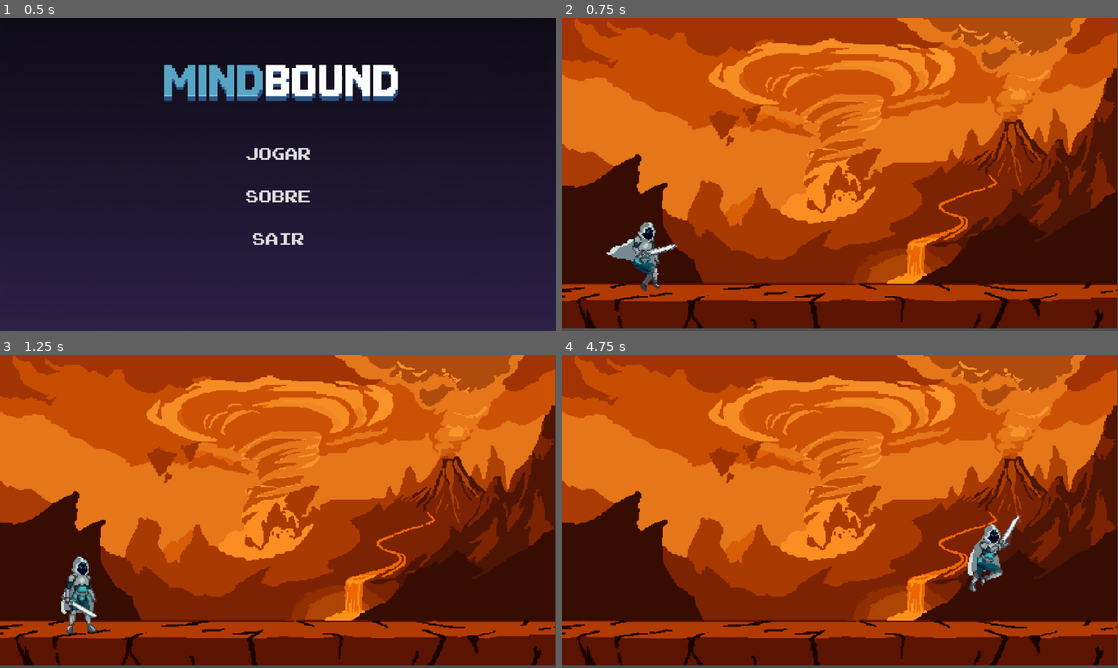
Above: before the commit, frames 1-4 (two rows, left to right).
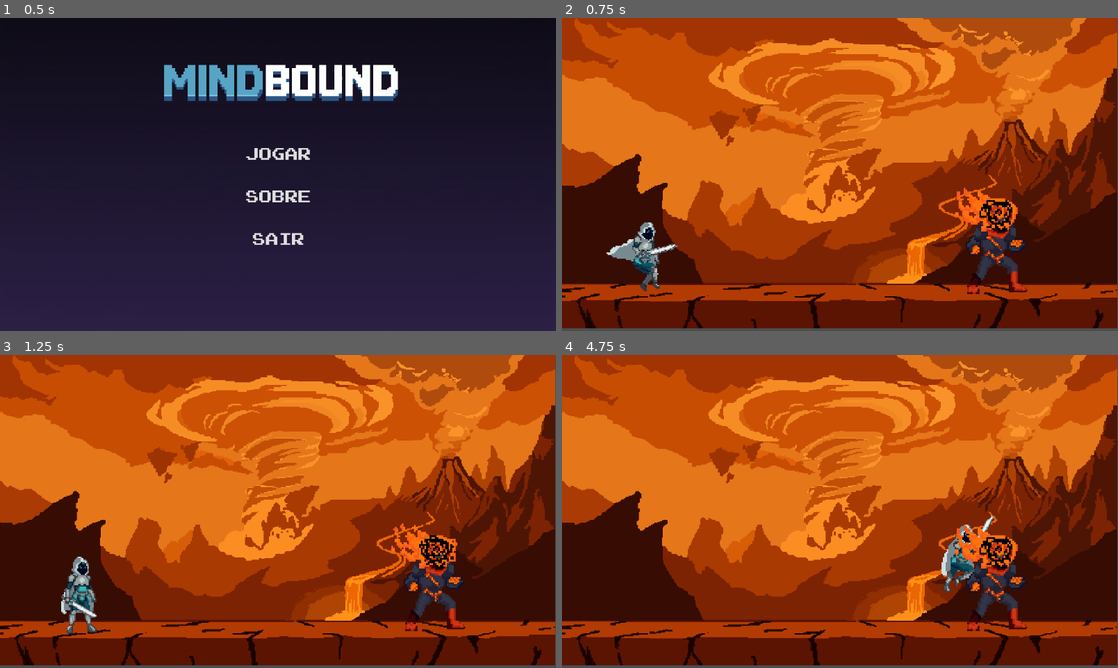
Above: after the commit, the same moments.

Repository: Yagohsl/Mindbound
Game: Godot game, scene res://screens/menu_principal.tscn
Same seed, same stepped clock (60 frames per second), same inputs: the game is played once before the commit and once after it.
Inputs:
- Up to frame 1 (0.5 s): no input
- Up to frame 2 (0.75 s): click "JOGAR" at 0.5 s
- Up to frame 3 (1.25 s): no input
- Up to frame 4 (4.75 s): hold Right (move_right) 1.28-2.78 s; tap C (dash) at 1.35, 2.3, 3.6, 4.35 s; tap Space (jump) at 1.52, 1.55, 1.82, 2.1, 2.27, 2.57, 3.05, 3.77, 4.07, 4.52, 4.55 s; hold Left (move_left) 2.78-3.53 s; tap X (attack) at 2.85 s; hold Right (move_right) from 3.53 s (still down)

Frame 1 is identical in both runs. In frame 2, 2.1% of the frame differs, in the area x 70-84%, y 54-89%; in frame 3, 2.1%; in frame 4, 2.9%, in the area x 68-84%, y 51-89%.

Commit message:
Add boss anxiety sprites

Diff:
--- /dev/null
+++ b/boss_ansiedade.gd
@@ -0,0 +1,88 @@
+extends CharacterBody2D
+
+
+const SPEED = 300.0
+const JUMP_VELOCITY = -400.0
+
+# Mapeamento de Estados
+enum State {
+	IDLE,
+	RUN,
+	THOUGHTS,
+	TELEPORT,
+	DASH_PREP,
+	DASH,
+	DEAD
+}
+var current_state = State.IDLE
+
+# Variaveis de atributos
+@export var speed = 150.0
+@export var rush_speed = 300.0 #velocidade dash
+@export var jump_velocity = -400.0
+@export var player_target: Node2D #referencia ao player
+
+var gravity = ProjectSettings.get_setting("physics/2d/default_gravity")
+
+@onready var anim = $AnimationPlayer
+@onready var sprite = $Sprite2D
+
+func _physics_process(delta: float) -> void:
+	if current_state == State.DEAD:
+		return
+
+	# gravidade
+	if not is_on_floor():
+		velocity.y += gravity * delta
+
+	# execucao da maquina de estados
+	match current_state:
+		State.IDLE:
+			anim.play("idle")
+			velocity.x = move_toward(velocity.x, 0, speed)
+
+		State.RUN:
+			anim.play("run")
+			var direction = sign(player_target.global_position.x - global_position.x)
+			velocity.x = direction * rush_speed
+			flip_sprite(direction)
+
+		State.DASH_PREP:
+			anim.play("dash_prep")
+			velocity.x = 0
+		State.DASH:
+			anim.play("dash")
+			var direction = sign(player_target.global_position.x - global_position.x)
+			velocity.x = direction * (rush_speed * 2)
+
+	move_and_slide()
+
+# Logica da IA
+func _on_decision_timer_timmeout():
+	if current_state in [State.DEAD, State.DASH_PREP, State.DASH]:
+		return
+	decide_next_action()
+
+func decide_next_action():
+	var distance_to_player = abs(player_target.global_position.x - global_position.x)
+
+	if distance_to_player > 300:
+		# Se o player estiver longe, joga projeteis
+		var choices = [State.THOUGHTS, State.DASH_PREP, State.RUN]
+		current_state = choices[randi() % choices.size()]
+	else:
+		# Se estiver perto
+		var choices = [State.TELEPORT, State.RUN]
+		current_state = choices[randi() % choices.size()]
+
+	if current_state == State.THOUGHTS:
+		fire_projectiles()
+
+func fire_projectiles():
+	anim.play("projectlie")
+	pass
+func flip_sprite(direction):
+	if direction < 0:
+		sprite.flip_h = true
+	elif direction > 0:
+		sprite.flip_h = false
--- /dev/null
+++ b/boss_ansiedade.tscn
@@ -0,0 +1,196 @@
+[gd_scene format=3 uid="uid://c1c6uwng84vl1"]
+
+[ext_resource type="Script" uid="uid://bky3qqtwdmw4n" path="res://boss_ansiedade.gd" id="1_3dk8s"]
+[ext_resource type="Texture2D" uid="uid://bslcadvmmif51" path="res://assets/images/game/fighters/ansiedade.png" id="1_j6dw7"]
+
+[sub_resource type="Animation" id="Animation_j6dw7"]
+length = 0.001
+tracks/0/type = "value"
+tracks/0/imported = false
+tracks/0/enabled = true
+tracks/0/path = NodePath("Sprite2D:frame")
+tracks/0/interp = 1
+tracks/0/loop_wrap = true
+tracks/0/keys = {
+"times": PackedFloat32Array(0),
+"transitions": PackedFloat32Array(1),
+"update": 1,
+"values": [1]
+}
+
+[sub_resource type="Animation" id="Animation_3dk8s"]
+resource_name = "dash"
+tracks/0/type = "value"
+tracks/0/imported = false
+tracks/0/enabled = true
+tracks/0/path = NodePath("Sprite2D:frame")
+tracks/0/interp = 1
+tracks/0/loop_wrap = true
+tracks/0/keys = {
+"times": PackedFloat32Array(0),
+"transitions": PackedFloat32Array(1),
+"update": 1,
+"values": [13]
+}
+
+[sub_resource type="Animation" id="Animation_eu3k4"]
+resource_name = "death"
+length = 0.5
+tracks/0/type = "value"
+tracks/0/imported = false
+tracks/0/enabled = true
+tracks/0/path = NodePath("Sprite2D:frame")
+tracks/0/interp = 1
+tracks/0/loop_wrap = true
+tracks/0/keys = {
+"times": PackedFloat32Array(0, 0.16666667, 0.33333334),
+"transitions": PackedFloat32Array(1, 1, 1),
+"update": 1,
+"values": [16, 17, 18]
+}
+
+[sub_resource type="Animation" id="Animation_d2ree"]
+resource_name = "explosion"
+length = 0.7
+tracks/0/type = "value"
+tracks/0/imported = false
+tracks/0/enabled = true
+tracks/0/path = NodePath("Sprite2D:frame")
+tracks/0/interp = 1
+tracks/0/loop_wrap = true
+tracks/0/keys = {
+"times": PackedFloat32Array(0),
+"transitions": PackedFloat32Array(1),
+"update": 1,
+"values": [21]
+}
+
+[sub_resource type="Animation" id="Animation_qn562"]
+resource_name = "idle"
+length = 0.43333334
+loop_mode = 1
+tracks/0/type = "value"
+tracks/0/imported = false
+tracks/0/enabled = true
+tracks/0/path = NodePath("Sprite2D:frame")
+tracks/0/interp = 1
+tracks/0/loop_wrap = true
+tracks/0/keys = {
+"times": PackedFloat32Array(-0.06666667, 0.06666667, 0.2, 0.33333334),
+"transitions": PackedFloat32Array(1, 1, 1, 1),
+"update": 1,
+"values": [0, 1, 2, 3]
+}
+
+[sub_resource type="Animation" id="Animation_2cmim"]
+resource_name = "prep_dash"
+tracks/0/type = "value"
+tracks/0/imported = false
+tracks/0/enabled = true
+tracks/0/path = NodePath("Sprite2D:frame")
+tracks/0/interp = 1
+tracks/0/loop_wrap = true
+tracks/0/keys = {
+"times": PackedFloat32Array(0),
+"transitions": PackedFloat32Array(1),
+"update": 1,
+"values": [12]
+}
+
+[sub_resource type="Animation" id="Animation_s2rrd"]
+resource_name = "prep_explosion"
+tracks/0/type = "value"
+tracks/0/imported = false
+tracks/0/enabled = true
+tracks/0/path = NodePath("Sprite2D:frame")
+tracks/0/interp = 1
+tracks/0/loop_wrap = true
+tracks/0/keys = {
+"times": PackedFloat32Array(0),
+"transitions": PackedFloat32Array(1),
+"update": 1,
+"values": [20]
+}
+
+[sub_resource type="Animation" id="Animation_8q71c"]
+resource_name = "prep_projectile"
+tracks/0/type = "value"
+tracks/0/imported = false
+tracks/0/enabled = true
+tracks/0/path = NodePath("Sprite2D:frame")
+tracks/0/interp = 1
+tracks/0/loop_wrap = true
+tracks/0/keys = {
+"times": PackedFloat32Array(0, 0.2),
+"transitions": PackedFloat32Array(1, 1),
+"update": 1,
+"values": [8, 9]
+}
+
+[sub_resource type="Animation" id="Animation_vf2u1"]
+resource_name = "projectlie"
+tracks/0/type = "value"
+tracks/0/imported = false
+tracks/0/enabled = true
+tracks/0/path = NodePath("Sprite2D:frame")
+tracks/0/interp = 1
+tracks/0/loop_wrap = true
+tracks/0/keys = {
+"times": PackedFloat32Array(0),
+"transitions": PackedFloat32Array(1),
+"update": 1,
+"values": [10]
+}
+
+[sub_resource type="Animation" id="Animation_ctdoh"]
+resource_name = "run"
+length = 0.5
+tracks/0/type = "value"
+tracks/0/imported = false
+tracks/0/enabled = true
+tracks/0/path = NodePath("Sprite2D:frame")
+tracks/0/interp = 1
+tracks/0/loop_wrap = true
+tracks/0/keys = {
+"times": PackedFloat32Array(0, 0.13333334, 0.23333333, 0.36666667),
+"transitions": PackedFloat32Array(1, 1, 1, 1),
+"update": 1,
+"values": [4, 5, 6, 7]
+}
+
+[sub_resource type="AnimationLibrary" id="AnimationLibrary_k8tpd"]
+_data = {
+&"RESET": SubResource("Animation_j6dw7"),
+&"dash": SubResource("Animation_3dk8s"),
+&"death": SubResource("Animation_eu3k4"),
+&"explosion": SubResource("Animation_d2ree"),
+&"idle": SubResource("Animation_qn562"),
+&"prep_dash": SubResource("Animation_2cmim"),
+&"prep_explosion": SubResource("Animation_s2rrd"),
+&"prep_projectile": SubResource("Animation_8q71c"),
+&"projectlie": SubResource("Animation_vf2u1"),
+&"run": SubResource("Animation_ctdoh")
+}
+
+[sub_resource type="CapsuleShape2D" id="CapsuleShape2D_j6dw7"]
+radius = 63.0
+height = 248.0
+
+[node name="BossAnsiedade" type="CharacterBody2D" unique_id=141011473]
+script = ExtResource("1_3dk8s")
+
+[node name="Sprite2D" type="Sprite2D" parent="." unique_id=1486758928]
+scale = Vector2(4, 4)
+texture = ExtResource("1_j6dw7")
+hframes = 4
+vframes = 6
+frame = 1
+
+[node name="AnimationPlayer" type="AnimationPlayer" parent="." unique_id=1097298316]
+libraries/ = SubResource("AnimationLibrary_k8tpd")
+
+[node name="CollisionShape2D" type="CollisionShape2D" parent="." unique_id=1983617317]
+position = Vector2(-1, 3)
+shape = SubResource("CapsuleShape2D_j6dw7")
+
+[node name="TimerDecisao" type="Timer" parent="." unique_id=721603857]
--- a/screens/arena_batalha.tscn
+++ b/screens/arena_batalha.tscn
@@ -2,6 +2,7 @@
 
 [ext_resource type="Texture2D" uid="uid://b4wir400nniyn" path="res://assets/images/game/maps/background1.png" id="1_nd1db"]
 [ext_resource type="PackedScene" uid="uid://yhj5oal0pkp4" path="res://heroi.tscn" id="2_toxup"]
+[ext_resource type="PackedScene" uid="uid://c1c6uwng84vl1" path="res://boss_ansiedade.tscn" id="3_1rla3"]
 
 [sub_resource type="RectangleShape2D" id="RectangleShape2D_toxup"]
 size = Vector2(1397, 90)
@@ -20,3 +21,6 @@
 
 [node name="Heroi" parent="." unique_id=1426187125 instance=ExtResource("2_toxup")]
 position = Vector2(195, 538)
+
+[node name="BossAnsiedade" parent="." unique_id=141011473 instance=ExtResource("3_1rla3")]
+position = Vector2(1001, 505)
Binary file added: assets/images/game/fighters/ansiedade.png
Not shown, added: assets/images/game/fighters/ansiedade.png.import
Not shown, added: boss_ansiedade.gd.uid
